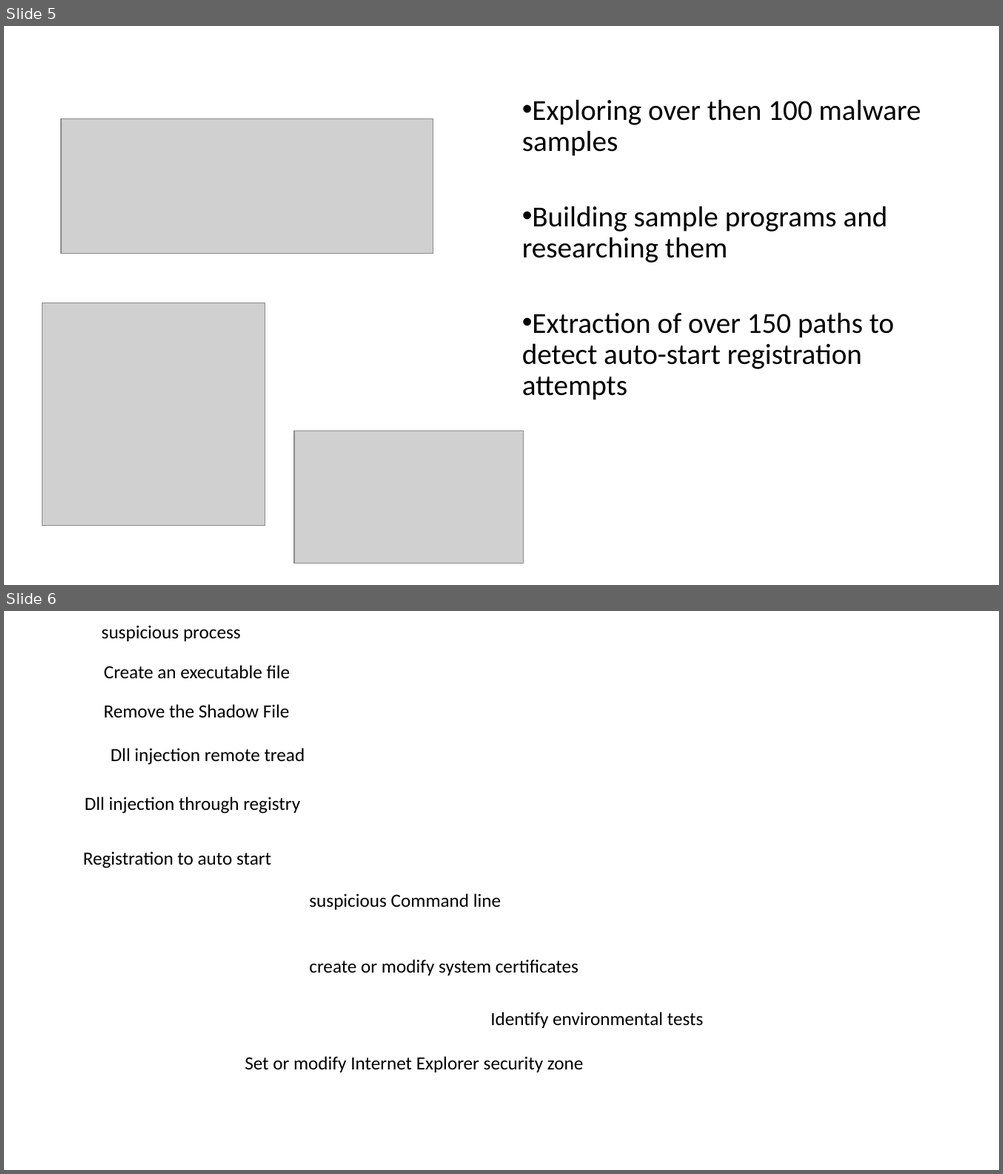
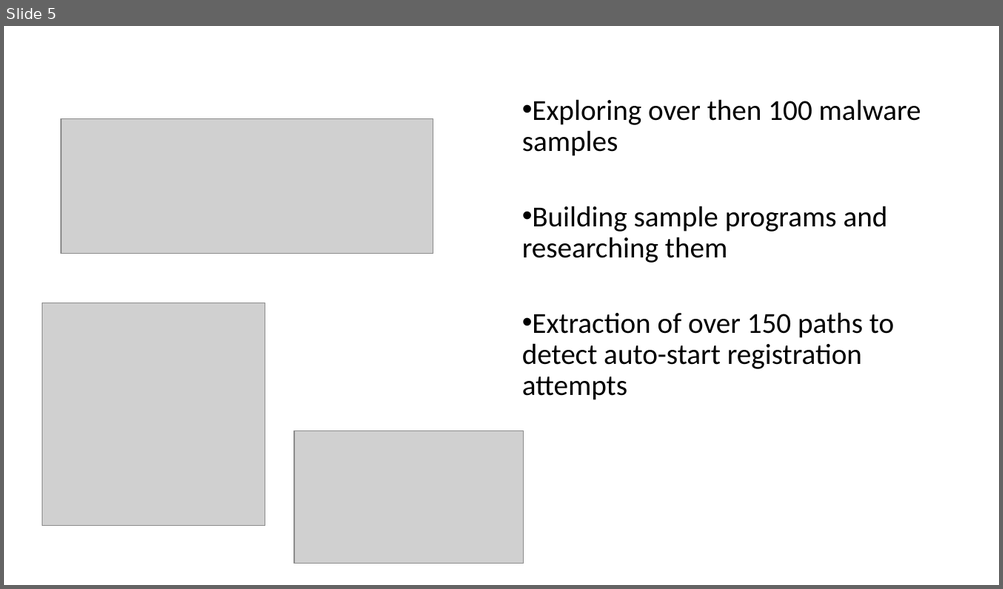
Before and after one commit to ychielt/project_CE, a slide deck: presentation.pptx. Shown one above the other, each under a label of ours: slides 5 and 6 before the commit, slide 5 after it. The pictures are 1003x1174 and 1003x589 pixels, drawn with LibreOffice and Linux fonts; fonts in the diff are those of the drawing; grey boxes stand for pictures; background and template pictures are left out. Boxes give left, top, right and bottom in pixels: in the first picture for what was removed or moved away, otherwise in the second. Text is boxed around its words. In the diff, an @@ line names an element or a change of style, - is before the commit and + after.

```diff
--- a/presentation.pptx
+++ b/presentation.pptx
@@ slide 6 removed at [4,611,999,1170], background #FFFFFF @@
@@ text removed at [102,625,241,641] @@
-suspicious process
@@ text removed at [104,665,290,679] @@
-Create an executable file
@@ text removed at [104,704,290,718] @@
-Remove the Shadow File
@@ text removed at [111,748,305,765] @@
-Dll injection remote tread
@@ text removed at [85,797,300,814] @@
-Dll injection through registry
@@ text removed at [83,851,271,869] @@
-Registration to auto start
@@ text removed at [309,894,501,910] @@
-suspicious Command line
@@ text removed at [309,960,578,976] @@
-create or modify system certificates
@@ text removed at [490,1012,703,1028] @@
-Identify environmental tests
@@ text removed at [244,1056,583,1073] @@
-Set or modify Internet Explorer security zone
```
Also in this commit, not shown: 1 slide changed, 3 slides added, 2 other files.
